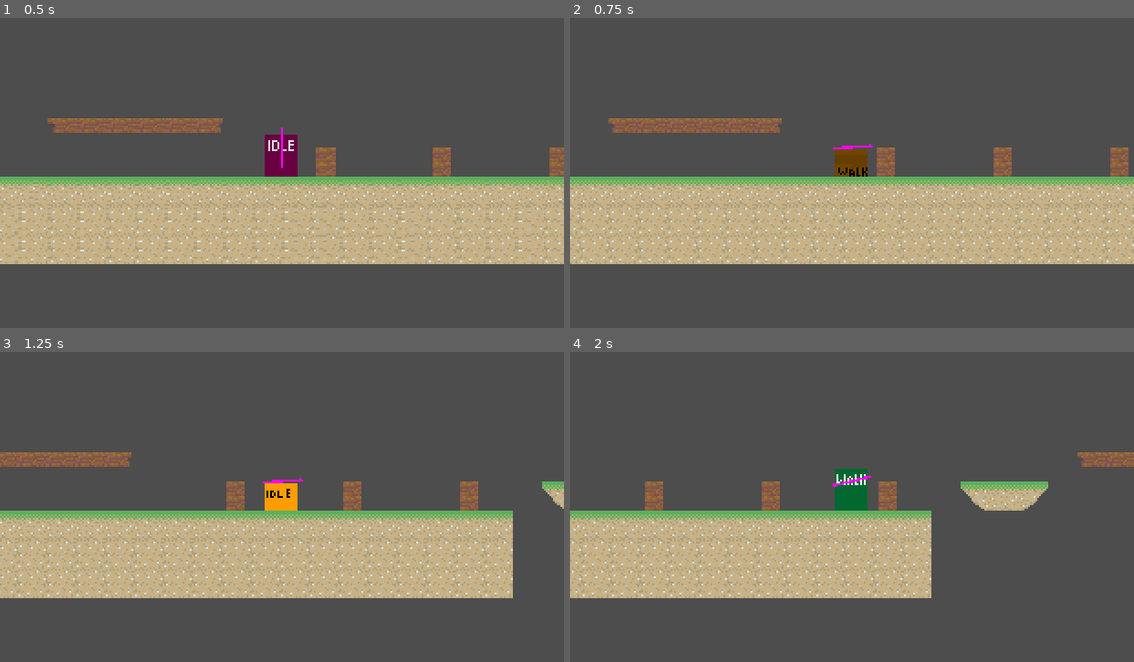
Above: before the commit, frames 1-4 (two rows, left to right).
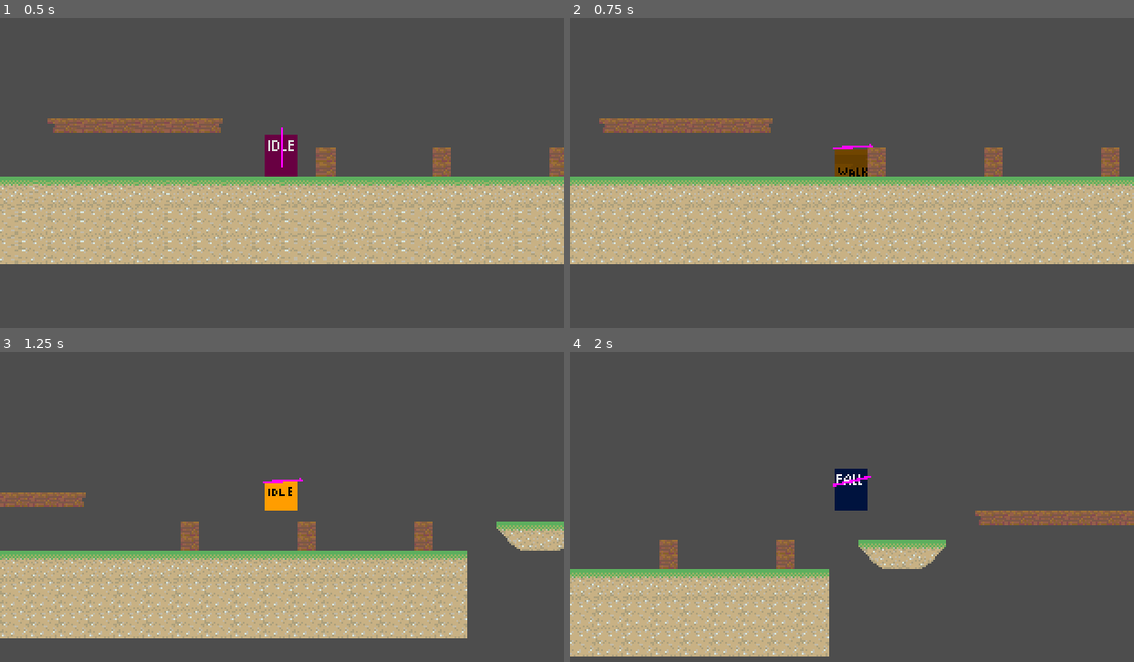
Above: after the commit, the same moments.

Repository: haruo-gabriel/portal2d
Game: Godot game, scene res://levels/level_1/level_scene.tscn
Same seed, same stepped clock (60 frames per second), same inputs: the game is played once before the commit and once after it.
Inputs (mouse positions are in pixels of both pictures, inside the frame that each line leads up to):
- Up to frame 1 (0.5 s): no input
- Up to frame 2 (0.75 s): tap Enter at 0.5 s; move the mouse to (976, 138) at 0.52 s; hold D (move_right) from 0.53 s (still down); hold Shift (crouch) from 0.53 s (still down)
- Up to frame 3 (1.25 s): keep holding D (move_right); keep holding Shift (crouch); tap Space (jump) at 0.77 s
- Up to frame 4 (2 s): keep holding D (move_right); move the mouse to (739, 507) at 1.27 s; release Shift (crouch) at 1.28 s; click (739, 507) at 1.35 s; tap Space (jump) at 1.52 s

Frame 1 is identical in both runs. In frame 2, 14% of the frame differs, in the area x 0-100%, y 32-80%; in frame 3, 34%, in the area x 0-100%, y 32-93%; in frame 4, 29%.
Error in both runs: Trying to return value of type "Nil" from a function whose return type is "bool". (res://characters/player/scripts/portal_caster.gd:47)

Commit message:
Changing player constants and tilemap collision

Diff:
--- a/godot project/characters/player/scripts/player_constants.gd
+++ b/godot project/characters/player/scripts/player_constants.gd
@@ -1,13 +1,13 @@
 
 extends Node
 
-const WALKING_SPEED: float = 100.0
-const HORIZONTAL_ACCELERATION: float = 10.0 # Pixels per second per frame
+const WALKING_SPEED: float = 200.0
+const HORIZONTAL_ACCELERATION: float = 20.0 # Pixels per second per frame
 
 const GROUND_DRAG: float = 6.0 # Deacceleration on ground.
 
 # It's harder to change direction while on air
-const IN_AIR_MULTIPLIER: float = .3
+const IN_AIR_MULTIPLIER: float = .9
 
 # Multiplies your speed upon jumping.
 # Set it to 1 to remove it.
@@ -16,7 +16,7 @@
 # You move slower while crouched
 const CROUCH_SPEED_MULTIPLIER: float = .5
 
-const JUMP_VELOCITY: float = -200.0
+const JUMP_VELOCITY: float = -250.0
 
 const MAX_Y_SPEED: float = 400.0 # In absolute value
 const MAX_X_SPEED: float = 300.0 # In absolute value
--- a/godot project/levels/level_1/tile_set.tres
+++ b/godot project/levels/level_1/tile_set.tres
@@ -94,7 +94,6 @@
 4:1/0/physics_layer_0/linear_velocity = Vector2(0, 0)
 4:1/0/physics_layer_0/angular_velocity = 0.0
 4:1/0/physics_layer_0/polygon_0/points = PackedVector2Array(4.96875, -8, 4.90625, 8, -4.96875, 8, -5.03125, -8)
-4:1/0/physics_layer_0/polygon_0/one_way = true
 5:1/0 = 0
 5:1/0/physics_layer_0/linear_velocity = Vector2(0, 0)
 5:1/0/physics_layer_0/angular_velocity = 0.0
